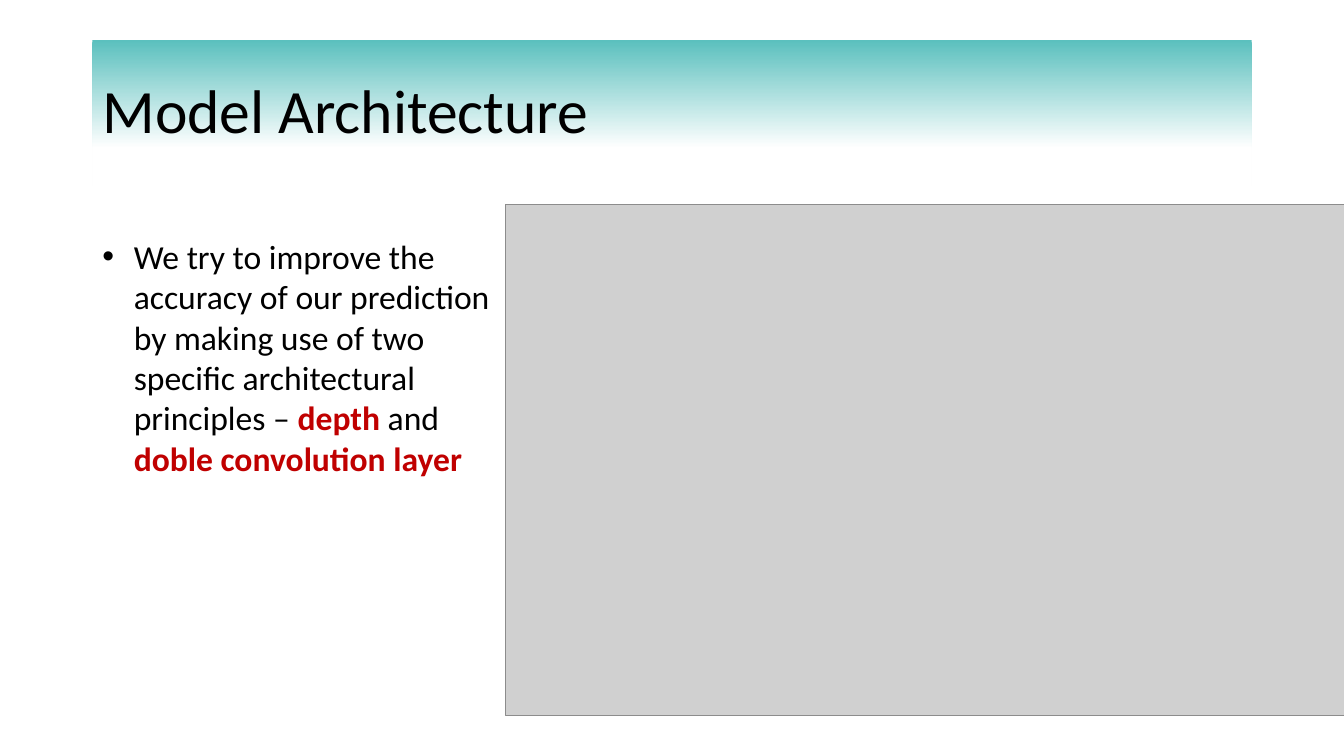
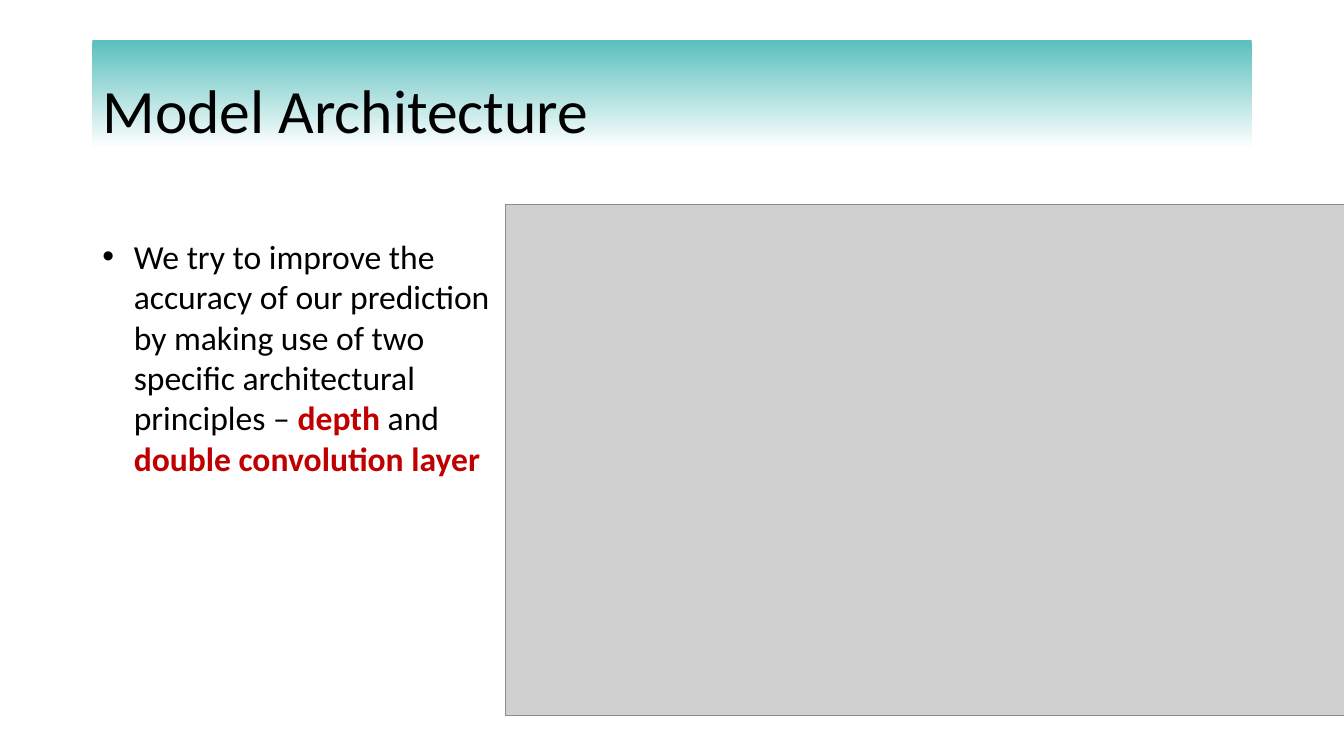
Before and after one commit to enraarne/CUBoulder-Deep-Learning-Final-Project, a slide deck: slide 6 of presentation.pptx. Drawn at 1344x756 pixels with LibreOffice and Linux fonts; fonts in the diff are those of the drawing; grey boxes stand for pictures. Boxes give left, top, right and bottom in pixels: in the first picture for what was removed or moved away, otherwise in the second. Text is boxed around its words. In the diff, an @@ line names an element or a change of style, - is before the commit and + after.

Commit message:
powerpoint fix3

```diff
--- a/presentation.pptx
+++ b/presentation.pptx
@@ text at [134,245,489,477]: text changed @@
-• We try to improve the accuracy of our prediction by making use of two specific architectural principles – depth and doble convolution layer
+• We try to improve the accuracy of our prediction by making use of two specific architectural principles – depth and double convolution layer
```
